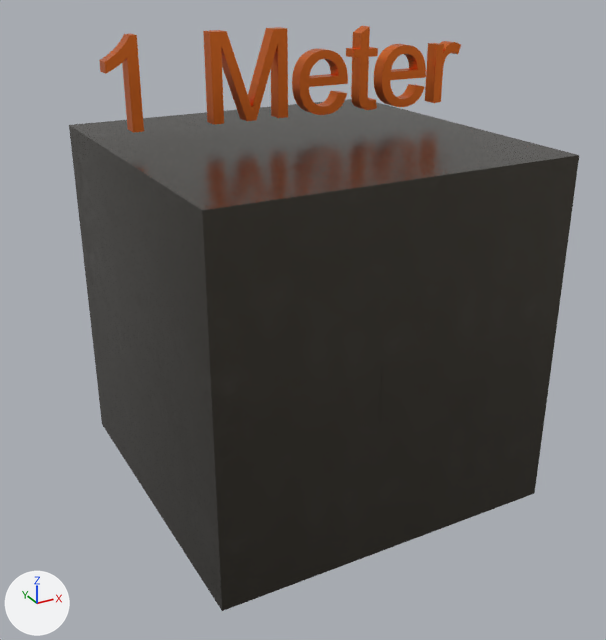
One commit to the glTF model Assets/test/MeterBox.glb: the scene before it, then after it.
The view is the same before and after, from a camera (50 mm lens) standing at (-1.09, -2.48, 1.46) and looking at (0.06, -0.39, 0.42). The lights are fixed; the arrows at lower left show +X, +Y and +Z. Where no turn or scale is listed for an object, it has been applied to the vertices. Vertices at the same position are counted once.

The first picture shows 'MeterBox.001'.
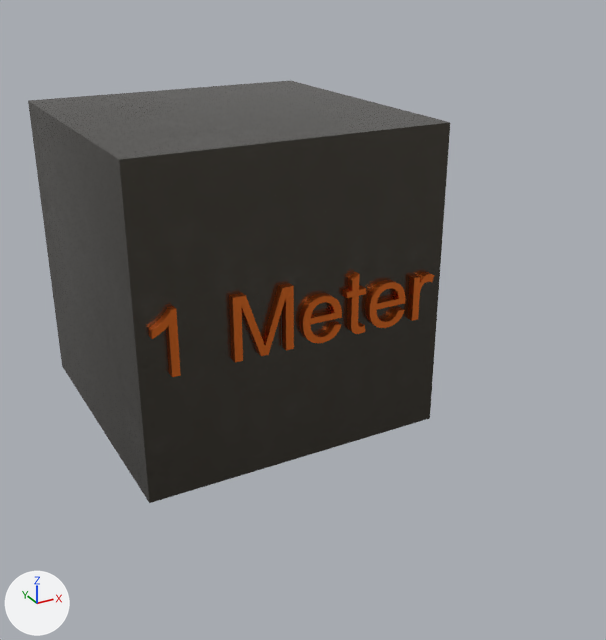
What differs and where, as boxes (x1, y1, x2, y2) in the pictures (606 x 640 px; the box of a moved part takes in the faces that stretch with it):
```json
{"object": "MeterBox.001", "change": "reshaped", "before": [69, 26, 579, 611], "after": [28, 80, 450, 503], "on screen": "17% narrower, 28% shorter"}
{"part": 1, "of": "me_meterbox", "change": "moved or reshaped", "before": [69, 99, 579, 611], "after": [28, 80, 450, 503]}
{"part": 2, "of": "me_meterbox", "change": "moved or reshaped", "before": [292, 49, 348, 115], "after": [299, 293, 342, 343]}
{"part": 3, "of": "me_meterbox", "change": "moved or reshaped", "before": [374, 44, 426, 107], "after": [365, 280, 405, 328]}
{"part": 4, "of": "me_meterbox", "change": "moved or reshaped", "before": [346, 26, 378, 110], "after": [343, 272, 366, 334]}
{"part": 5, "of": "me_meterbox", "change": "moved or reshaped", "before": [425, 41, 461, 103], "after": [408, 272, 435, 321]}
{"part": 6, "of": "me_meterbox", "change": "moved or reshaped", "before": [99, 34, 144, 132], "after": [148, 306, 181, 377]}
{"part": 7, "of": "me_meterbox", "change": "moved or reshaped", "before": [203, 27, 288, 124], "after": [229, 283, 294, 363]}
```

The change, as JSON lines over the scene's bpy script:
```json
{"block": "me_meterbox", "where": "me_meterbox.from_pydata(...)  # 816 vertices, 1612 faces; spans x -0.523..0.523, y -0.5..0.5, z -0.64..0.64"}
{"block": "me_meterbox", "where": "# used by ob_meterbox_001; location = (0.008, -0.5, 0.64)"}
{"block": "me_meterbox", "change": "me_meterbox part 1: the loose piece of 8 vertices spanning x -0.508..0.492, y -0.5..0.5, z -0.64..0.36 is moved by (-0.008, 0.5, 0.0)"}
{"block": "me_meterbox", "change": "me_meterbox part 2: the loose piece of 232 vertices spanning x -0.007..0.142, y 0.025..0.066, z 0.412..0.581 is scaled about its middle by 0.881, then moved by (-0.025, -0.051, -0.668)"}
{"block": "me_meterbox", "change": "me_meterbox part 3: the loose piece of 232 vertices spanning x 0.253..0.402, y 0.025..0.066, z 0.412..0.581 is scaled about its middle by 0.881, then moved by (-0.056, -0.051, -0.668)"}
{"block": "me_meterbox", "change": "me_meterbox part 4: the loose piece of 136 vertices spanning x 0.16..0.239, y 0.025..0.066, z 0.414..0.635 is scaled about its middle by 0.881, then moved by (-0.041, -0.051, -0.671)"}
{"block": "me_meterbox", "change": "me_meterbox part 5: the loose piece of 110 vertices spanning x 0.435..0.523, y 0.025..0.066, z 0.416..0.581 is scaled about its middle by 0.881, then moved by (-0.074, -0.051, -0.668)"}
{"block": "me_meterbox", "change": "me_meterbox part 6: the loose piece of 66 vertices spanning x -0.523..-0.441, y 0.025..0.066, z 0.416..0.64 is scaled about its middle by 0.881, then moved by (0.041, -0.051, -0.672)"}
{"block": "me_meterbox", "change": "me_meterbox part 7: the loose piece of 32 vertices spanning x -0.256..-0.042, y 0.025..0.066, z 0.416..0.639 is scaled about its middle by 0.881, then moved by (0.001, -0.051, -0.672)"}
```
